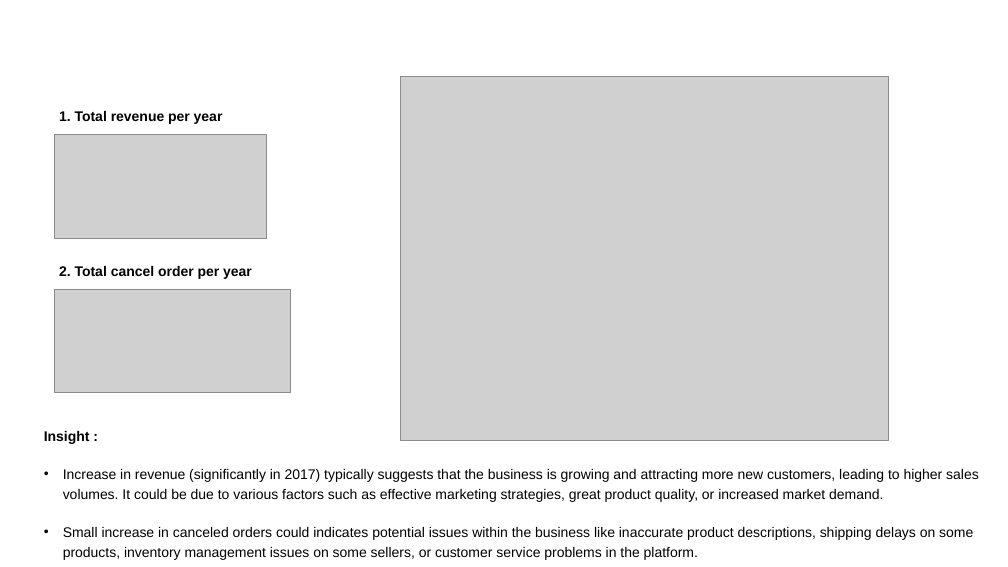
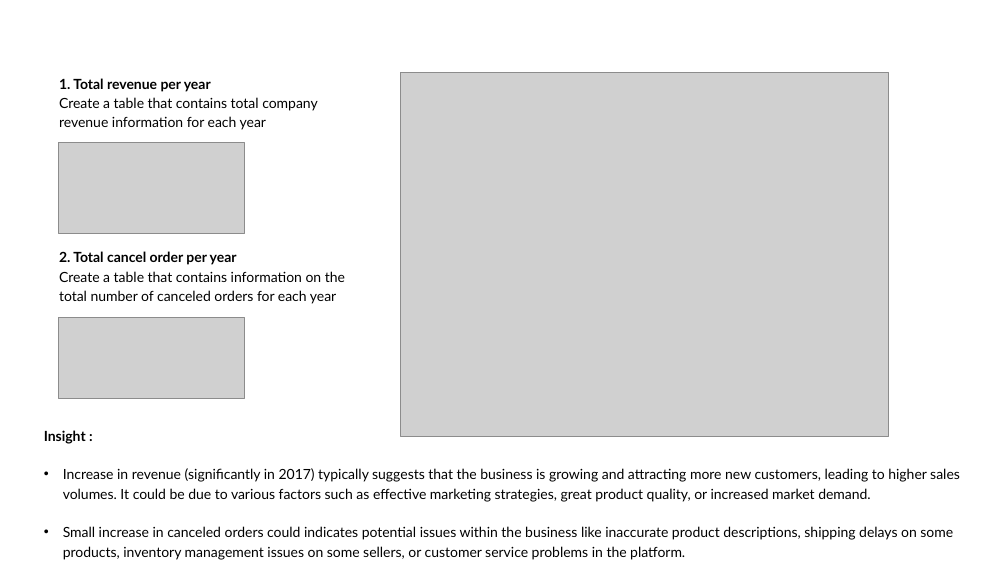
Before and after one commit to mcikalmerdeka/Analyzing-eCommerce-Business-Performance-with-SQL, a slide deck: slide 2 of Task 3/Muhammad Cikal Merdeka_Task_3_Analyzing eCommerce Business Performance with SQL.pptx. Drawn at 1008x567 pixels with LibreOffice and Linux fonts; fonts in the diff are those of the drawing; grey boxes stand for pictures; background and template pictures are left out. Boxes give left, top, right and bottom in pixels: in the first picture for what was removed or moved away, otherwise in the second. Text is boxed around its words. In the diff, an @@ line names an element or a change of style, - is before the commit and + after.

Commit message:
Improvement in presentation layout with additional information

```diff
--- a/Task 3/Muhammad Cikal Merdeka_Task_3_Analyzing eCommerce Business Performance with SQL.pptx
+++ b/Task 3/Muhammad Cikal Merdeka_Task_3_Analyzing eCommerce Business Performance with SQL.pptx
@@ text "1. Total revenue per year": place and size @@
-text "1. Total revenue per year" at [59, 111, 252, 279]
+text "1. Total revenue per year" at [59, 78, 345, 304]
@@ text at [59, 78, 237, 265]: font Arial to Lato in "1. Total revenue per year", "2. Total cancel order per year" @@
@@ picture: place and size @@
-picture at [401, 77, 889, 440]
+picture at [401, 73, 889, 436]
@@ text at [59, 97, 317, 130]: paragraph added @@
+Create a table that contains total company revenue information for each year
@@ picture: place and size @@
-picture at [54, 134, 266, 239]
+picture at [58, 142, 244, 234]
@@ text at [59, 271, 345, 304]: paragraph added @@
+Create a table that contains information on the total number of canceled orders for each year
@@ picture: place and size @@
-picture at [54, 289, 290, 393]
+picture at [58, 318, 244, 399]
@@ text "Insight :" at [44, 430, 960, 560]: font Arial to Lato @@
```
Also in this commit, not shown: 2 other slides changed, 7 other files.
